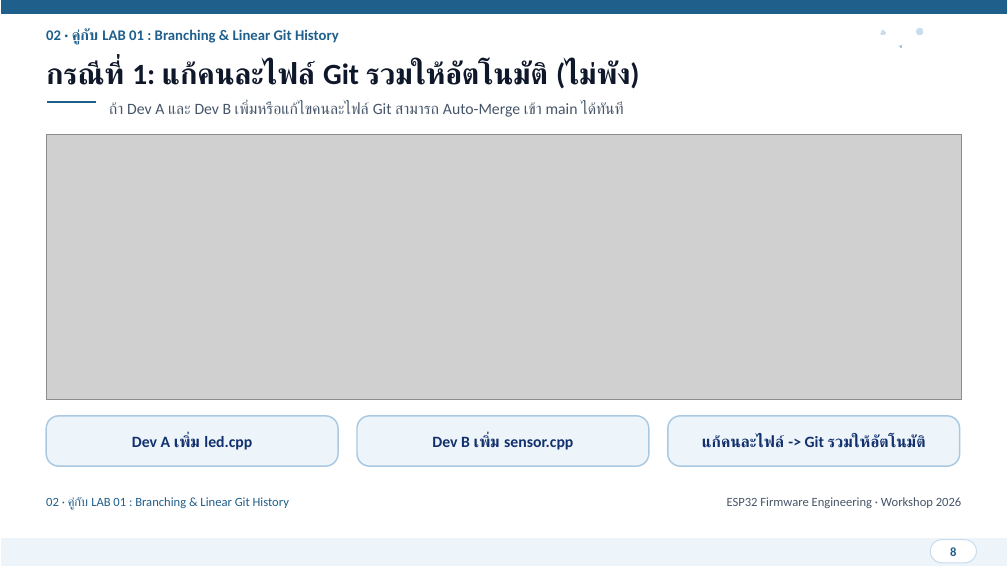
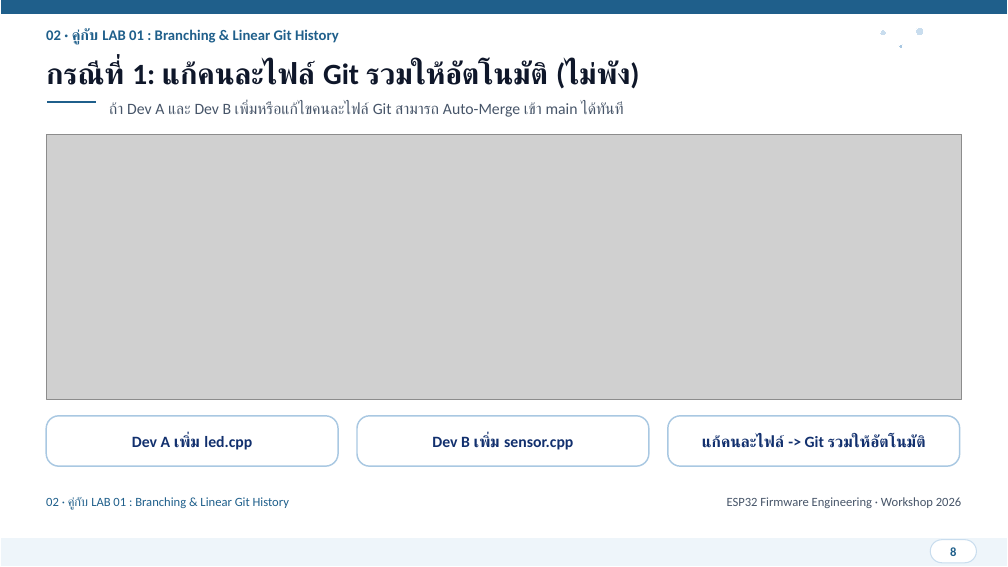
Before and after one commit to SavEe2429/git-practice, a slide deck: slide 8 of presentation/ESP32_Git_CICD_Workshop.pptx. Drawn at 1008x567 pixels with LibreOffice and Linux fonts; fonts in the diff are those of the drawing; grey boxes stand for pictures. Boxes give left, top, right and bottom in pixels: in the first picture for what was removed or moved away, otherwise in the second. Text is boxed around its words. In the diff, an @@ line names an element or a change of style, - is before the commit and + after.

```diff
--- a/presentation/ESP32_Git_CICD_Workshop.pptx
+++ b/presentation/ESP32_Git_CICD_Workshop.pptx
@@ fill #EEF5FA to #FFFFFF in 3 elements at (46,416,338,467), (357,416,649,467), (668,416,960,467) @@
```
Also in this commit, not shown: 27 other slides changed, 49 other files.
